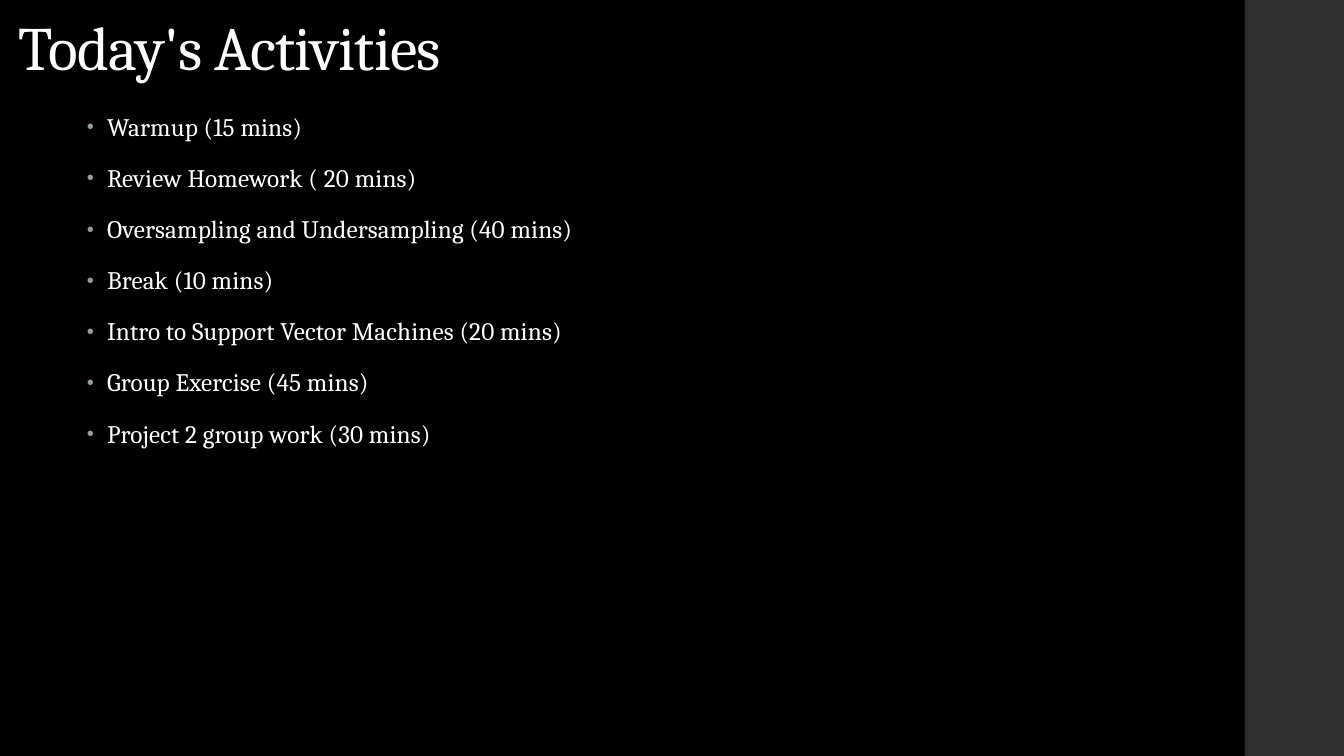
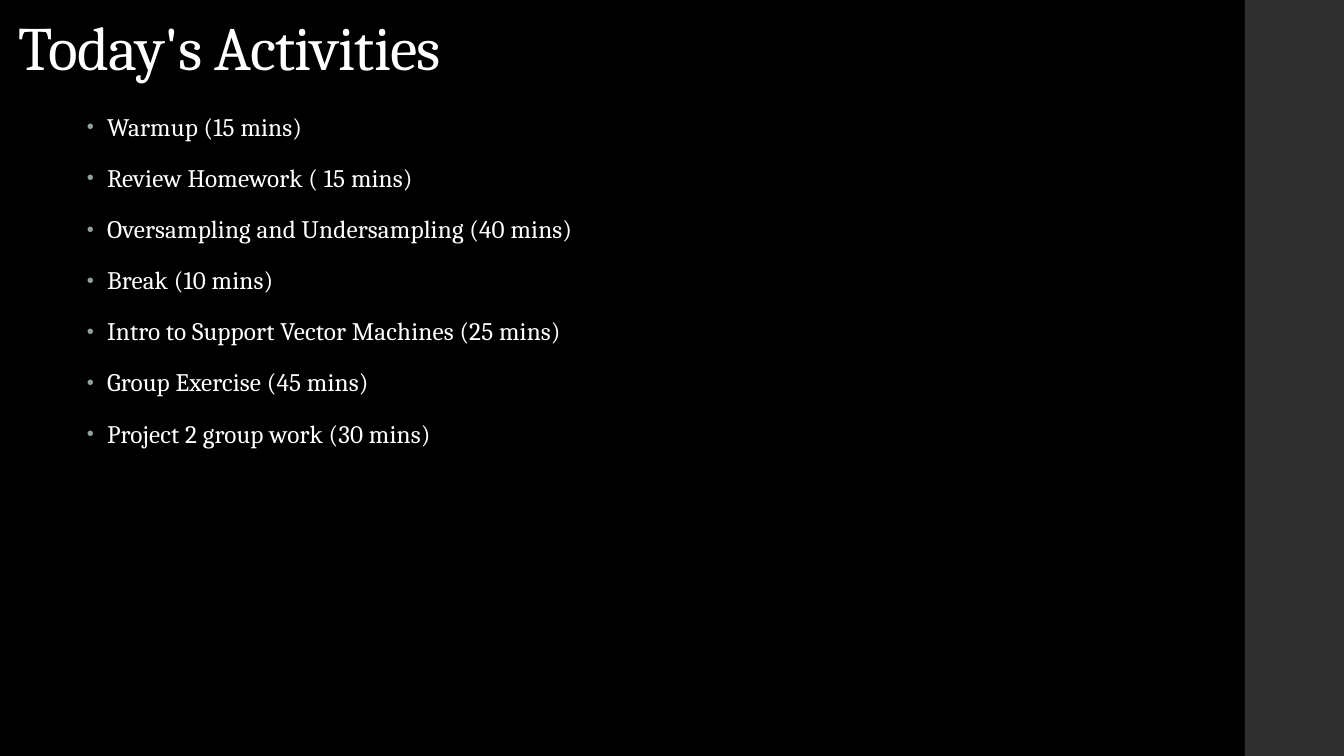
Before and after one commit to LaunchCoderGirlSTL/Data-Science-Assignments, a slide deck: slide 3 of course_material/week_15/week_15_presentation.pptx. Drawn at 1344x756 pixels with LibreOffice and Linux fonts; fonts in the diff are those of the drawing. Boxes give left, top, right and bottom in pixels: in the first picture for what was removed or moved away, otherwise in the second. Text is boxed around its words. In the diff, an @@ line names an element or a change of style, - is before the commit and + after.

```diff
--- a/course_material/week_15/week_15_presentation.pptx
+++ b/course_material/week_15/week_15_presentation.pptx
@@ text at box(107, 169, 413, 191): text changed @@
-• Review Homework ( 20 mins)
+• Review Homework ( 15 mins)
@@ text at box(107, 322, 561, 346): text changed @@
-• Intro to Support Vector Machines (20 mins)
+• Intro to Support Vector Machines (25 mins)
```
Also in this commit, not shown: 2 other files.
